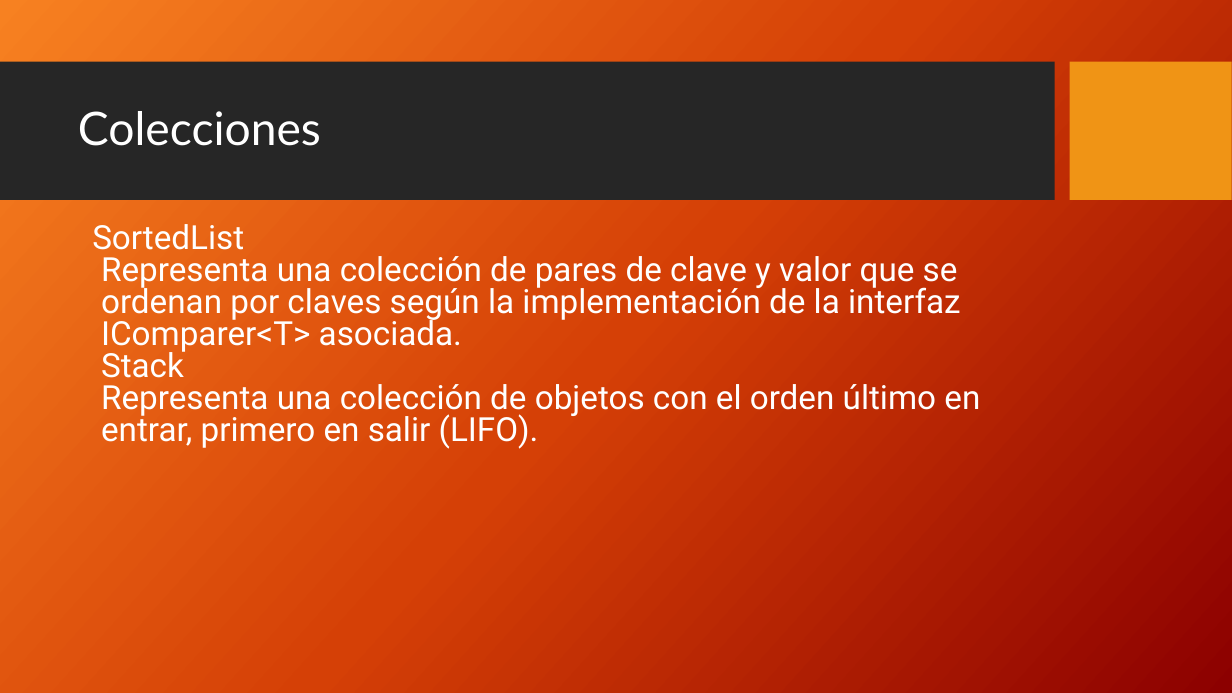
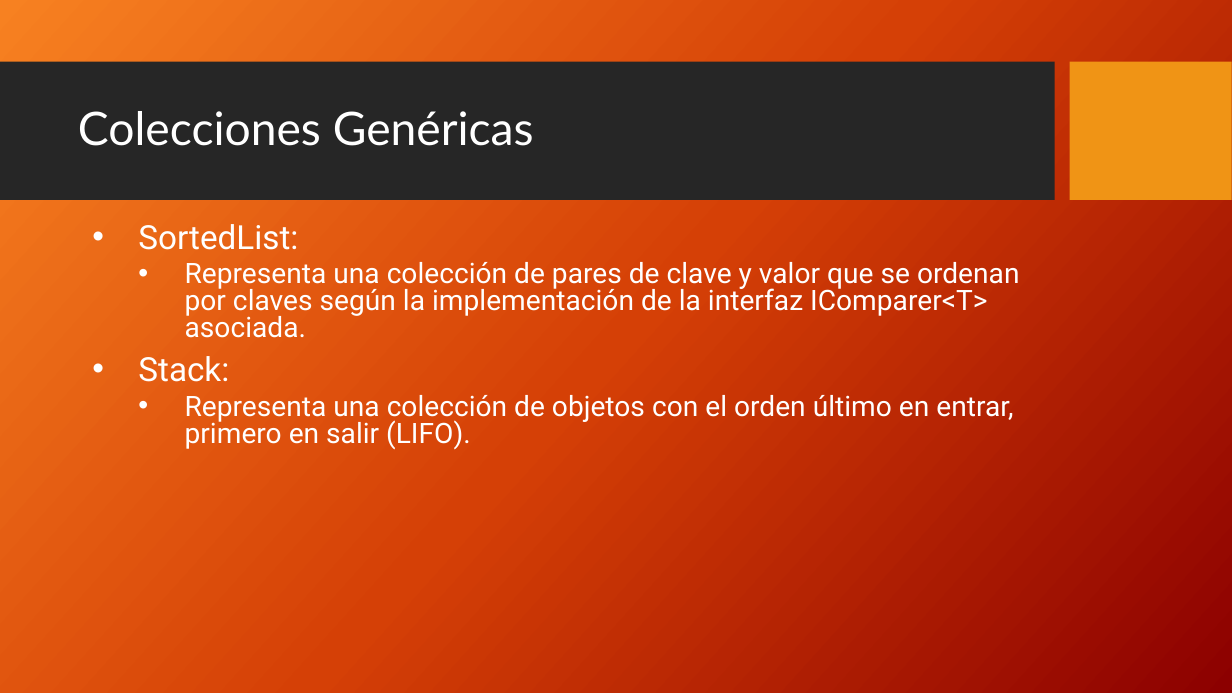
Before and after one commit to FedeDavila1984/utn_prog_y_lab_II, a slide deck: slide 8 of PPTs/ProgramacionII_Clase_07-2018.pptx. Drawn at 1232x693 pixels with LibreOffice and Linux fonts; fonts in the diff are those of the drawing; background and template pictures are left out. Boxes give left, top, right and bottom in pixels: in the first picture for what was removed or moved away, otherwise in the second. Text is boxed around its words. In the diff, an @@ line names an element or a change of style, - is before the commit and + after.

```diff
--- a/PPTs/ProgramacionII_Clase_07-2018.pptx
+++ b/PPTs/ProgramacionII_Clase_07-2018.pptx
@@ title at (x1=78, y1=111, x2=534, y2=146): text changed @@
-Colecciones
+Colecciones Genéricas
@@ text at (x1=138, y1=224, x2=1020, y2=450): text changed; size 25.9 to 21.9 pt @@
-SortedList
-Representa una colección de pares de clave y valor que se ordenan por claves según la implementación de la interfaz IComparer<T> asociada.
-Stack
-Representa una colección de objetos con el orden último en entrar, primero en salir (LIFO).
+• SortedList:
+  • Representa una colección de pares de clave y valor que se ordenan por claves según la implementación de la interfaz IComparer<T> asociada.
+• Stack:
+  • Representa una colección de objetos con el orden último en entrar, primero en salir (LIFO).
```
Also in this commit, not shown: 11 other slides changed, 5 other files.
